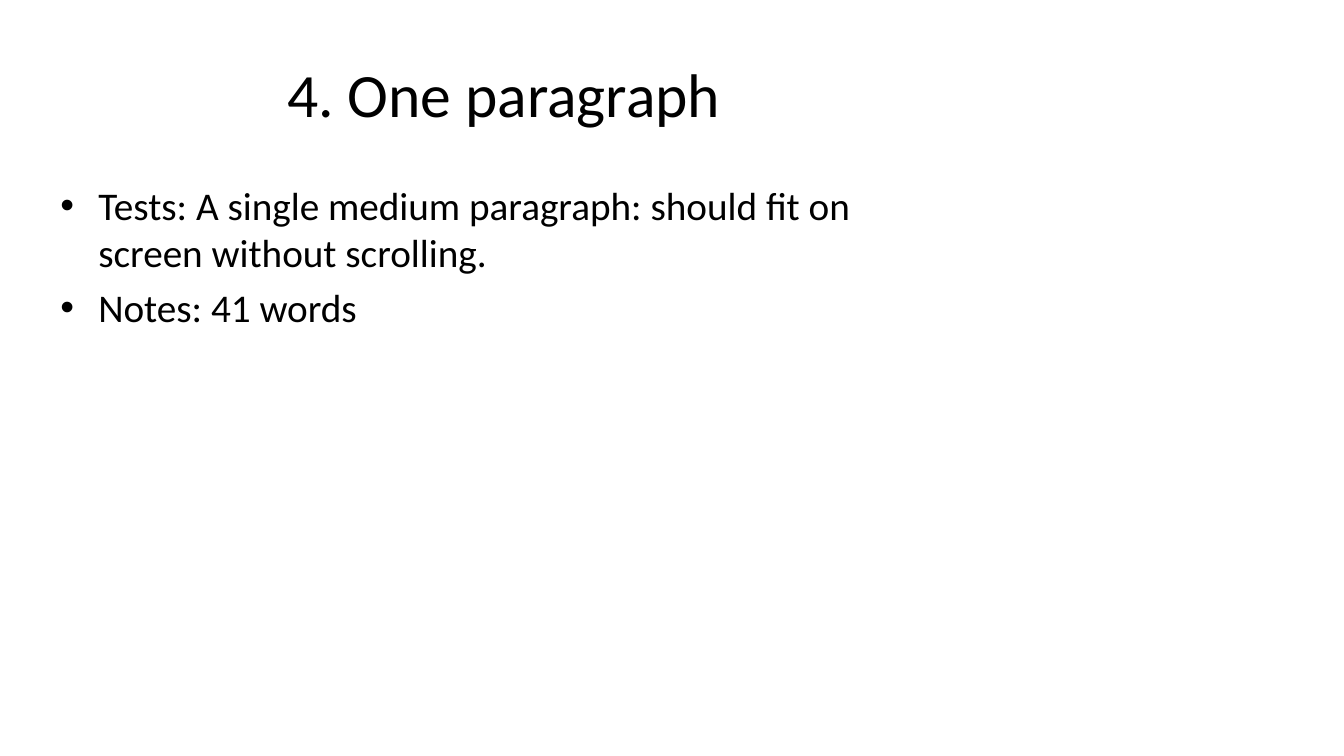
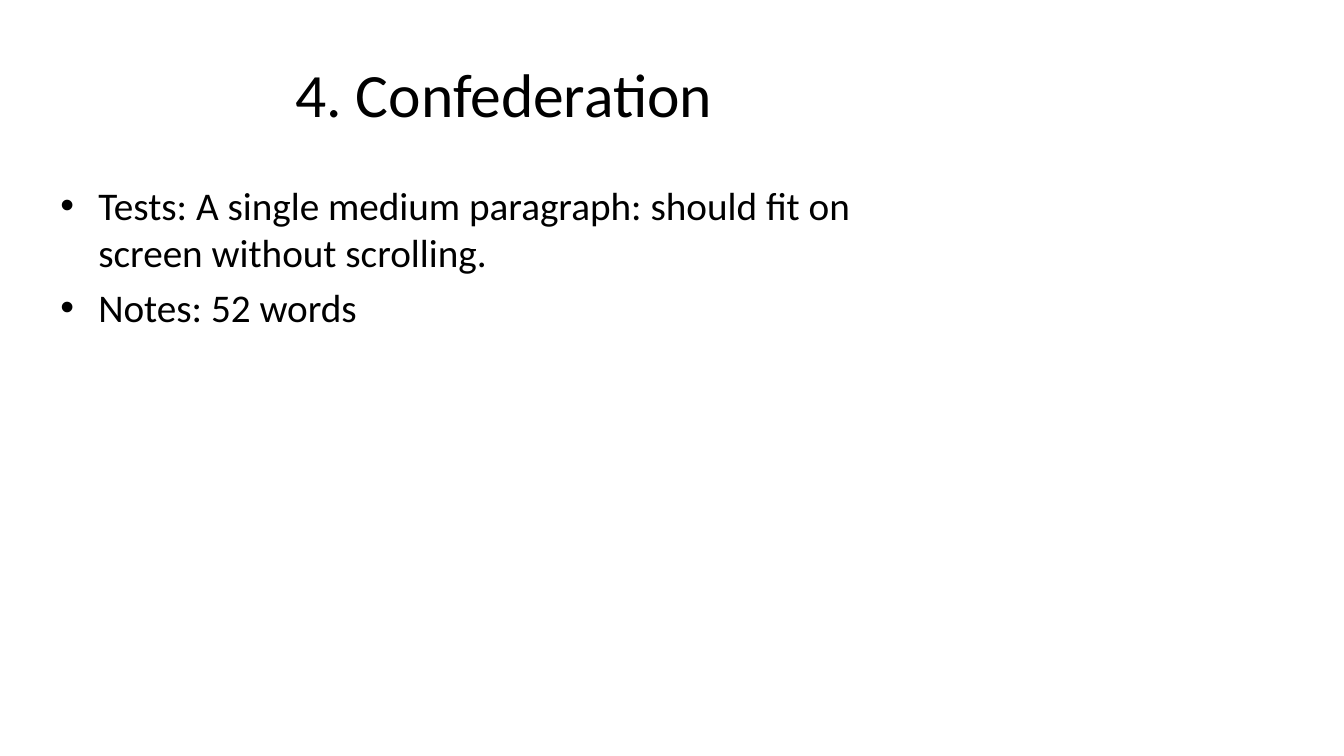
Before and after one commit to josephstracuzzi/clean-notes-joe, a slide deck: slide 4 of test_decks/Clean Notes Joe Test Deck.pptx. Drawn at 1344x756 pixels with LibreOffice and Linux fonts; fonts in the diff are those of the drawing. Boxes give left, top, right and bottom in pixels: in the first picture for what was removed or moved away, otherwise in the second. Text is boxed around its words. In the diff, an @@ line names an element or a change of style, - is before the commit and + after.

```diff
--- a/test_decks/Clean Notes Joe Test Deck.pptx
+++ b/test_decks/Clean Notes Joe Test Deck.pptx
@@ title at box(295, 74, 712, 118): text changed @@
-4. One paragraph
+4. Confederation
@@ text at box(98, 294, 357, 323): text changed @@
-• Notes: 41 words
+• Notes: 52 words
```
Also in this commit, not shown: 8 other slides changed, 7 other files.
